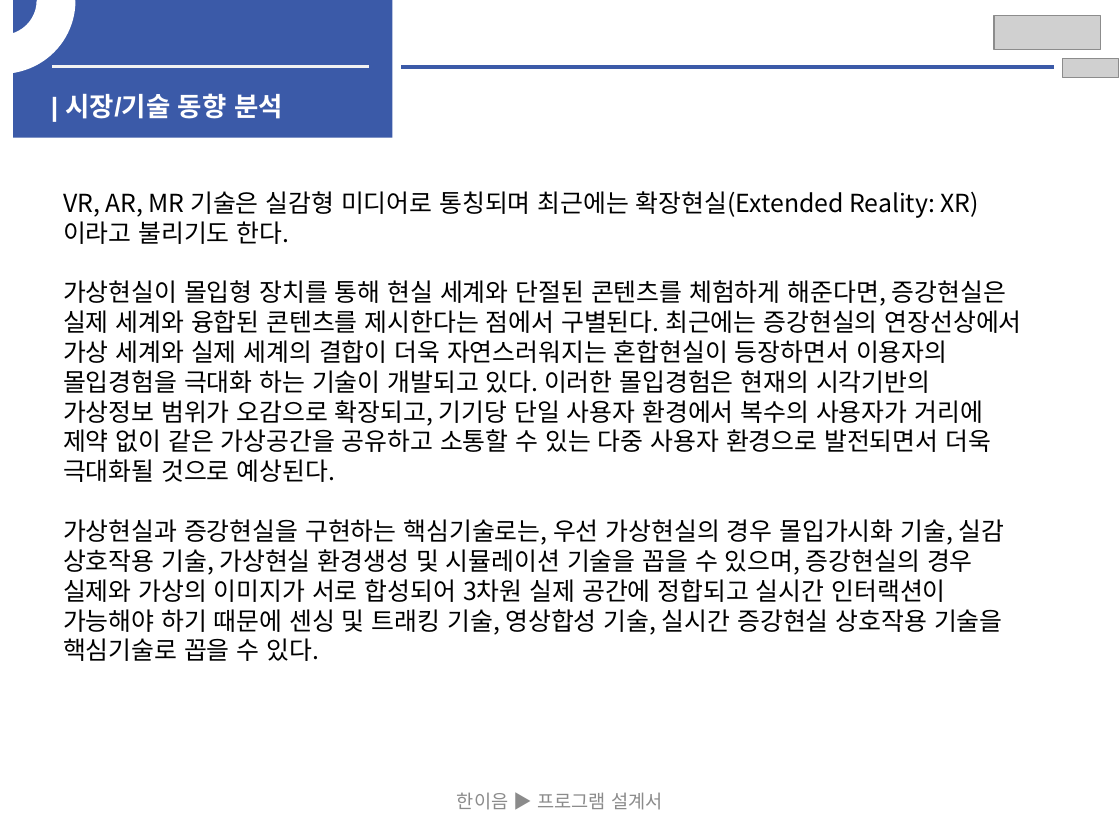
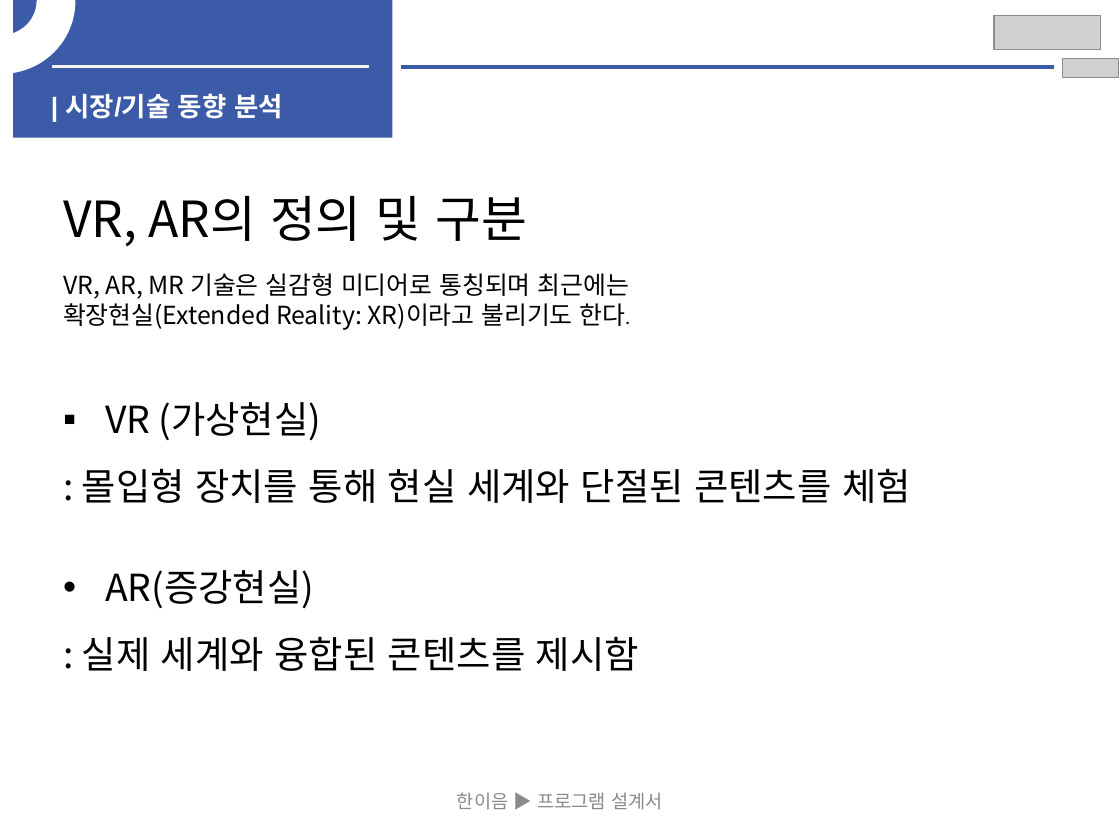
Before and after one commit to Leusin/oic-graduation-project, a slide deck: slide 3 of report/mid-report-ppt-juyoung.pptx (slide 4 before the commit). Drawn at 1120x840 pixels with LibreOffice and Linux fonts; fonts in the diff are those of the drawing; grey boxes stand for pictures. Boxes give left, top, right and bottom in pixels: in the first picture for what was removed or moved away, otherwise in the second. Text is boxed around its words. In the diff, an @@ line names an element or a change of style, - is before the commit and + after.

```diff
--- a/report/mid-report-ppt-juyoung.pptx
+++ b/report/mid-report-ppt-juyoung.pptx
@@ text at (x1=63, y1=196, x2=911, y2=671): text changed @@
-VR, AR, MR 기술은 실감형 미디어로 통칭되며 최근에는 확장현실(Extended Reality: XR)이라고 불리기도 한다.
-가상현실이 몰입형 장치를 통해 현실 세계와 단절된 콘텐츠를 체험하게 해준다면, 증강현실은 실제 세계와 융합된 콘텐츠를 제시한다는 점에서 구별된다. 최근에는 증강현실의 연장선상에서 가상 세계와 실제 세계의 결합이 더욱 자연스러워지는 혼합현실이 등장하면서 이용자의 몰입경험을 극대화 하는 기술이 개발되고 있다. 이러한 몰입경험은 현재의 시각기반의 가상정보 범위가 오감으로 확장되고, 기기당 단일 사용자 환경에서 복수의 사용자가 거리에 제약 없이 같은 가상공간을 공유하고 소통할 수 있는 다중 사용자 환경으로 발전되면서 더욱 극대화될 것으로 예상된다.
-가상현실과 증강현실을 구현하는 핵심기술로는, 우선 가상현실의 경우 몰입가시화 기술, 실감 상호작용 기술, 가상현실 환경생성 및 시뮬레이션 기술을 꼽을 수 있으며, 증강현실의 경우 실제와 가상의 이미지가 서로 합성되어 3차원 실제 공간에 정합되고 실시간 인터랙션이 가능해야 하기 때문에 센싱 및 트래킹 기술, 영상합성 기술, 실시간 증강현실 상호작용 기술을 핵심기술로 꼽을 수 있다.
+VR, AR의 정의 및 구분
+VR, AR, MR 기술은 실감형 미디어로 통칭되며 최근에는
+확장현실(Extended Reality: XR)이라고 불리기도 한다.
+▪ VR (가상현실)
+: 몰입형 장치를 통해 현실 세계와 단절된 콘텐츠를 체험
+• AR(증강현실)
+: 실제 세계와 융합된 콘텐츠를 제시함
```
Also in this commit, not shown: 2 other slides changed, 3 slides added, 14 other files.
